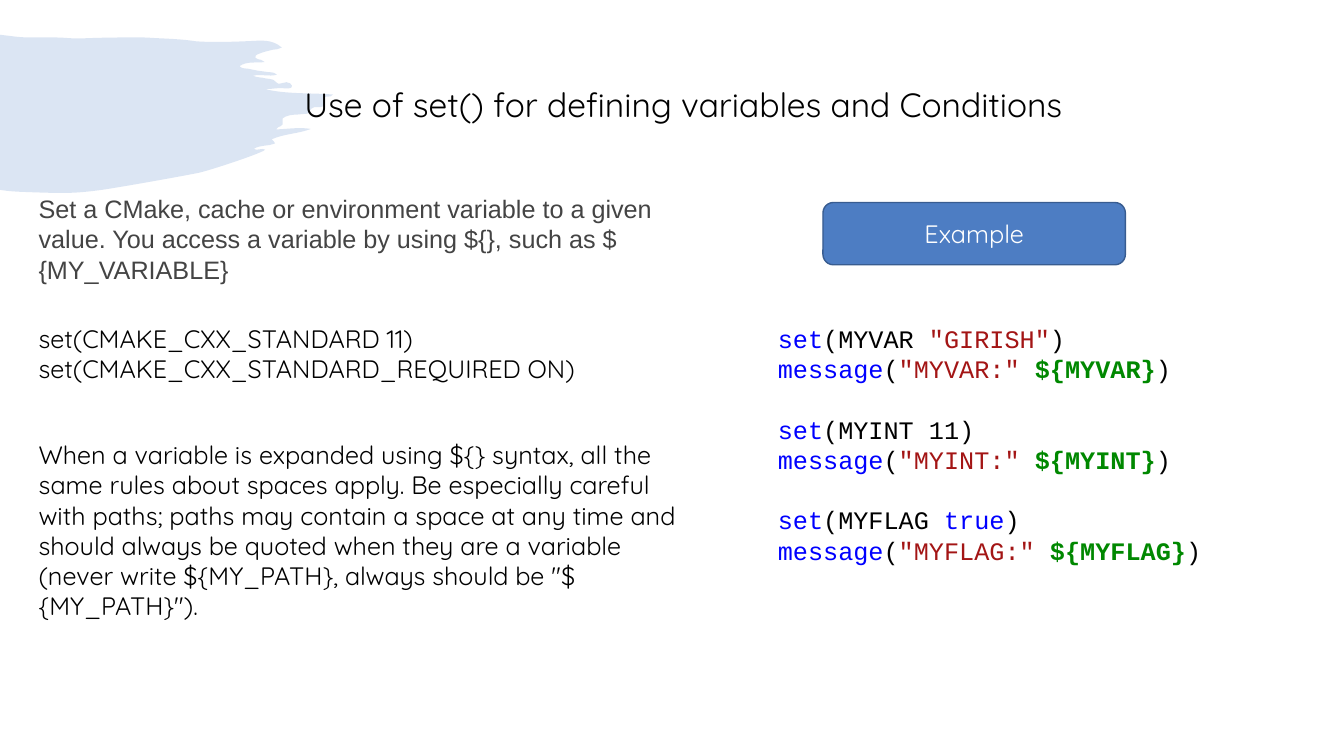
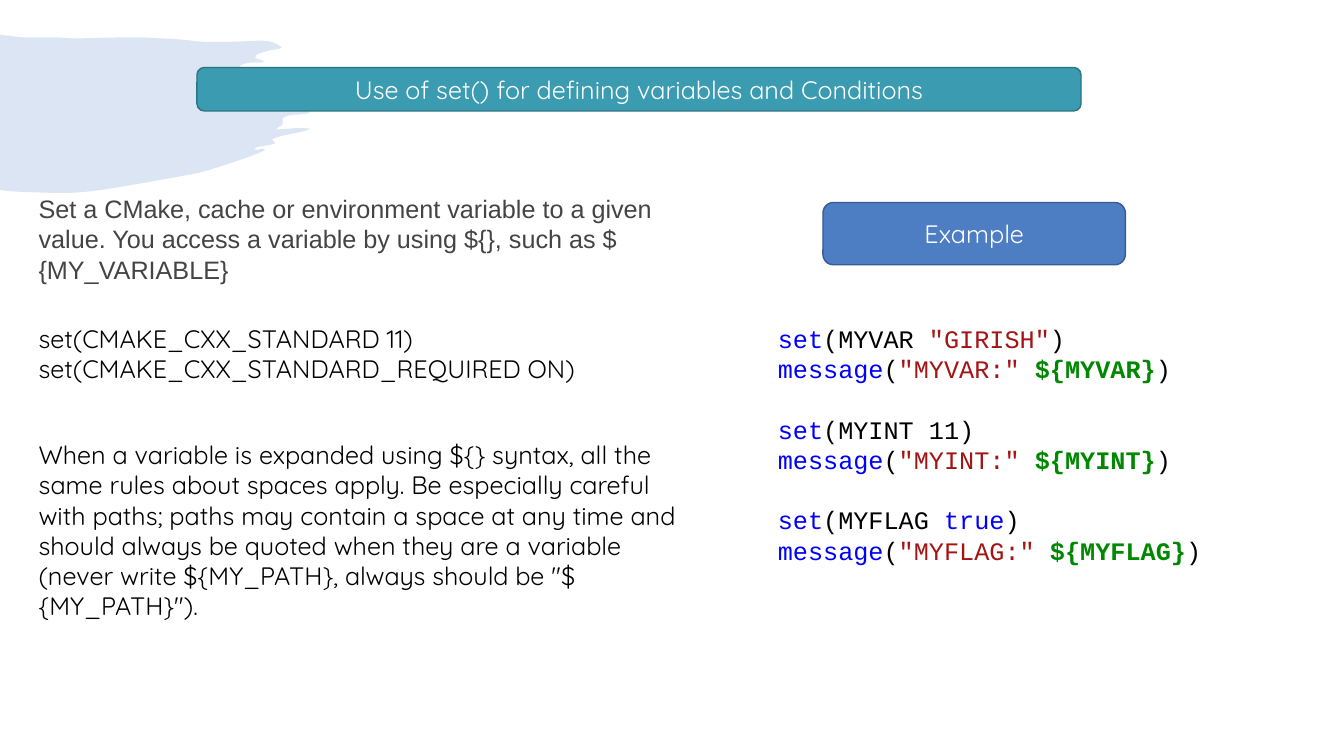
Before and after one commit to girishlande/cmake, a slide deck: slide 6 of learnings.pptx. Drawn at 1344x756 pixels with LibreOffice and Linux fonts; fonts in the diff are those of the drawing. Boxes give left, top, right and bottom in pixels: in the first picture for what was removed or moved away, otherwise in the second. Text is boxed around its words. In the diff, an @@ line names an element or a change of style, - is before the commit and + after.

```diff
--- a/learnings.pptx
+++ b/learnings.pptx
@@ rounded rectangle "Use of set() for defining ...": place and size @@
-rounded rectangle "Use of set() for defining ..." at box(304, 92, 1063, 124)
+rounded rectangle "Use of set() for defining ..." at box(197, 68, 1081, 111)
@@ rounded rectangle "Use of set() for defining ..." at box(197, 68, 1081, 111): size 24 to 18 pt, text colour #000000 to #FFFFFF; alignment left to centre; vertical alignment top to middle; fill none to #3B9CB1; outline none to #2C7383 1 pt @@
```
Also in this commit, not shown: 18 other slides changed, 2 other files.
